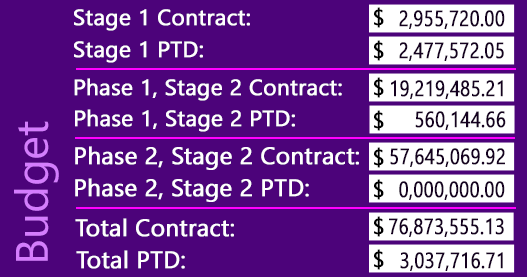
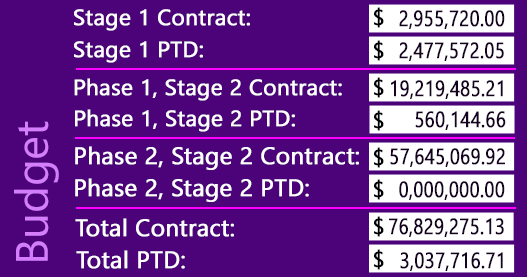
Layers edited between the first and the second 527 x 277 image:
renamed "76,873,555.13" to "76,829,275.13", painted on it over [424, 218, 469, 235]
